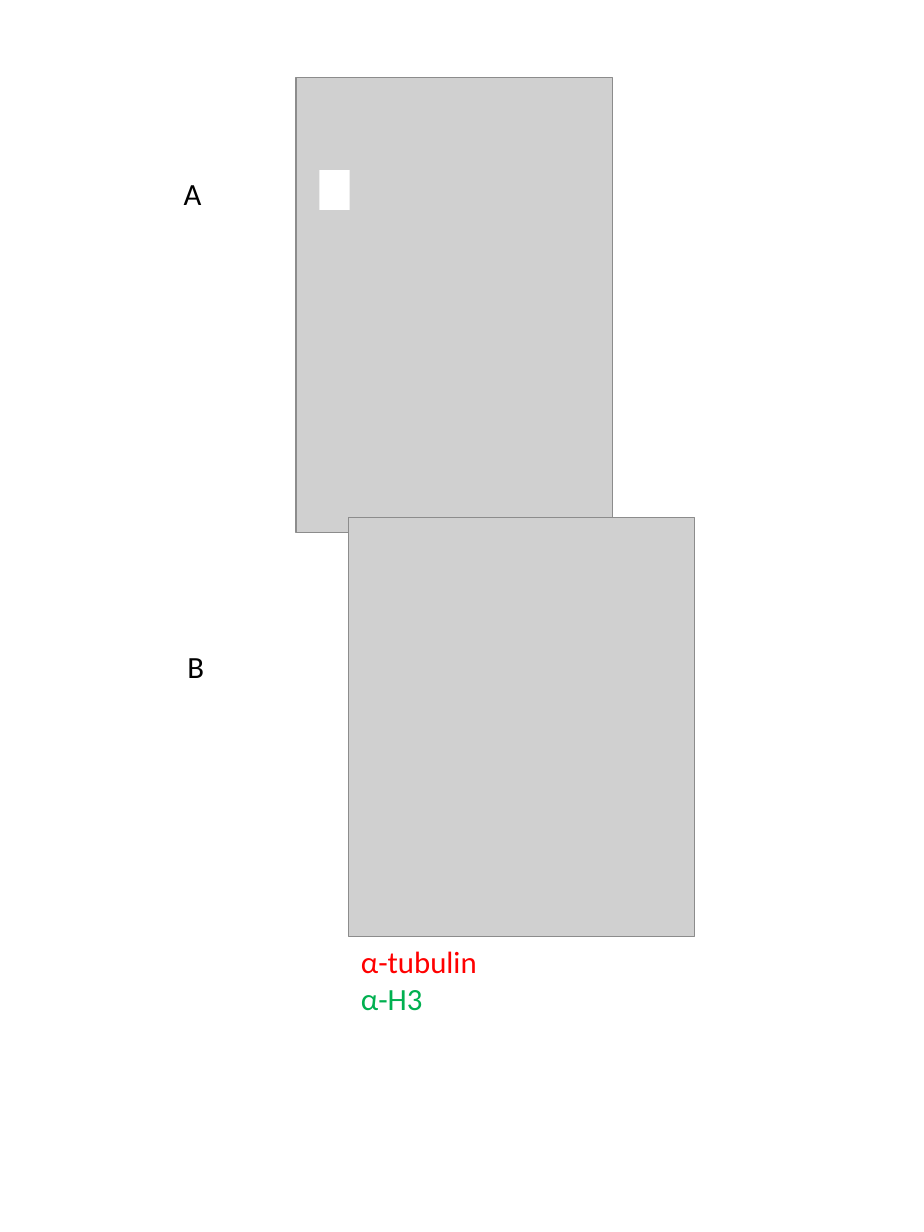
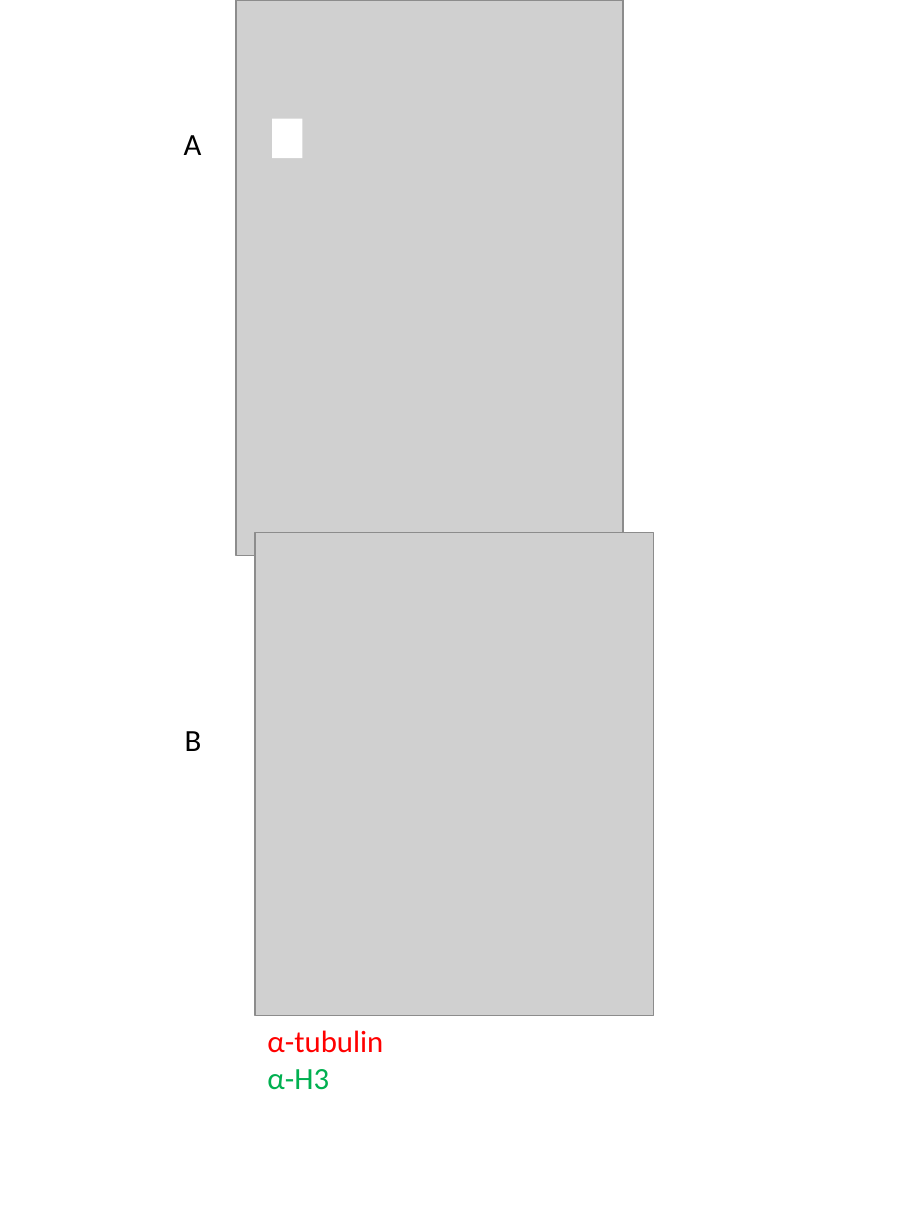
Before and after one commit to mdchambers/dissertation, a slide deck: slide 1 of ch3_nascent.figures/ch3_nascent.figures.pptx. Drawn at 924x1232 pixels with LibreOffice and Linux fonts; fonts in the diff are those of the drawing; grey boxes stand for pictures. Boxes give left, top, right and bottom in pixels: in the first picture for what was removed or moved away, otherwise in the second. Text is boxed around its words. In the diff, an @@ line names an element or a change of style, - is before the commit and + after.

```diff
--- a/ch3_nascent.figures/ch3_nascent.figures.pptx
+++ b/ch3_nascent.figures/ch3_nascent.figures.pptx
@@ picture: place and size @@
-picture at <box>296,78,612,532</box>
+picture at <box>237,0,623,556</box>
@@ text "A": place and size @@
-text "A" at <box>184,185,202,205</box>
+text "A" at <box>184,135,202,155</box>
@@ rectangle: place and size @@
-rectangle at <box>319,170,350,209</box>
+rectangle at <box>272,118,303,158</box>
@@ picture: place and size @@
-picture at <box>349,517,695,936</box>
+picture at <box>255,532,654,1015</box>
@@ text "B": place and size @@
-text "B" at <box>187,658,204,678</box>
+text "B" at <box>185,731,202,751</box>
@@ text "α-tubulin": place and size @@
-text "α-tubulin" at <box>361,951,477,1011</box>
+text "α-tubulin" at <box>267,1030,383,1090</box>
```
Also in this commit, not shown: 1 other slide changed, 2 slides added, 2 slides removed, 12 other files.
